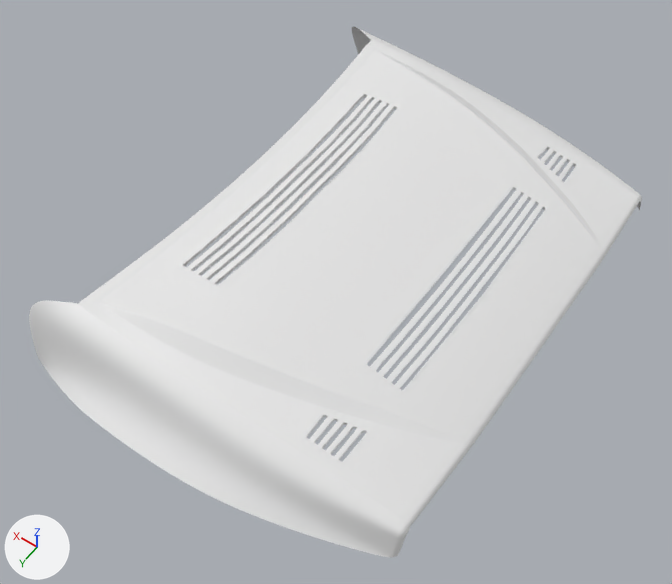
The Blender file firstcar4.blend, before and after one commit.
Before and after are seen from a 50 mm camera at (-1.869, 1.211, 1.731) aimed at (-1.089, 0.118, 0.014). The lights are fixed; the arrows at lower left show +X, +Y and +Z.
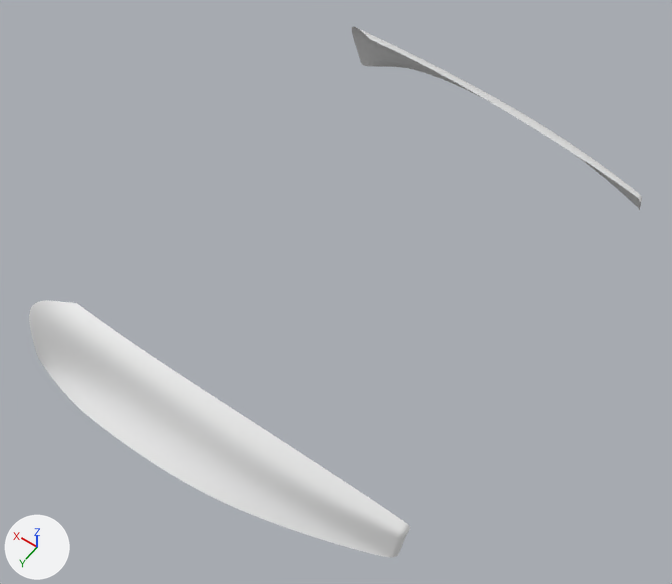
The change, as a list of edits to the scene's bpy script:
```text
Change ob_plane:
    add ob_plane.hide_set(True)  # its collection is switched off
Change ob_plane_003:
    add ob_plane_003.hide_set(True)  # its collection is switched off
```

Location of each change, [x1, y1, x2, y2] in pixels of the pictures (672 x 584 px):
'Plane', hidden
    before: [78, 40, 639, 526]
'Plane.003', hidden
    before: [181, 93, 578, 464]
